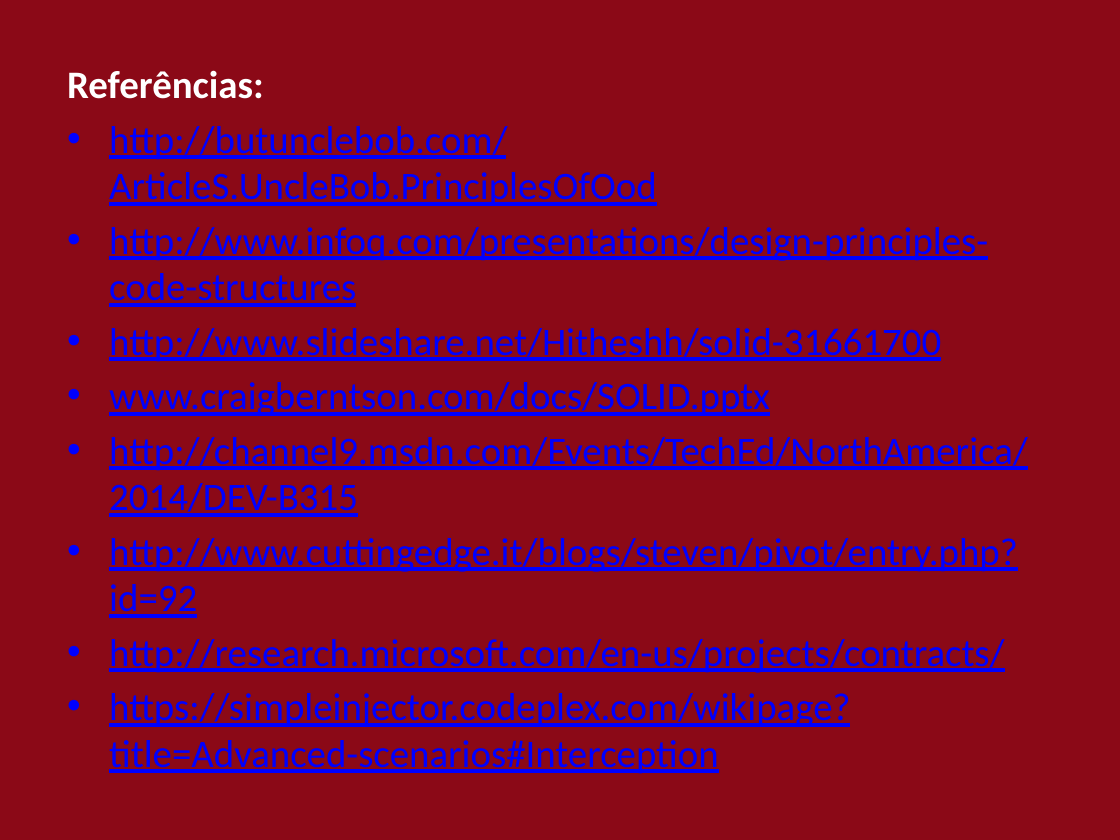
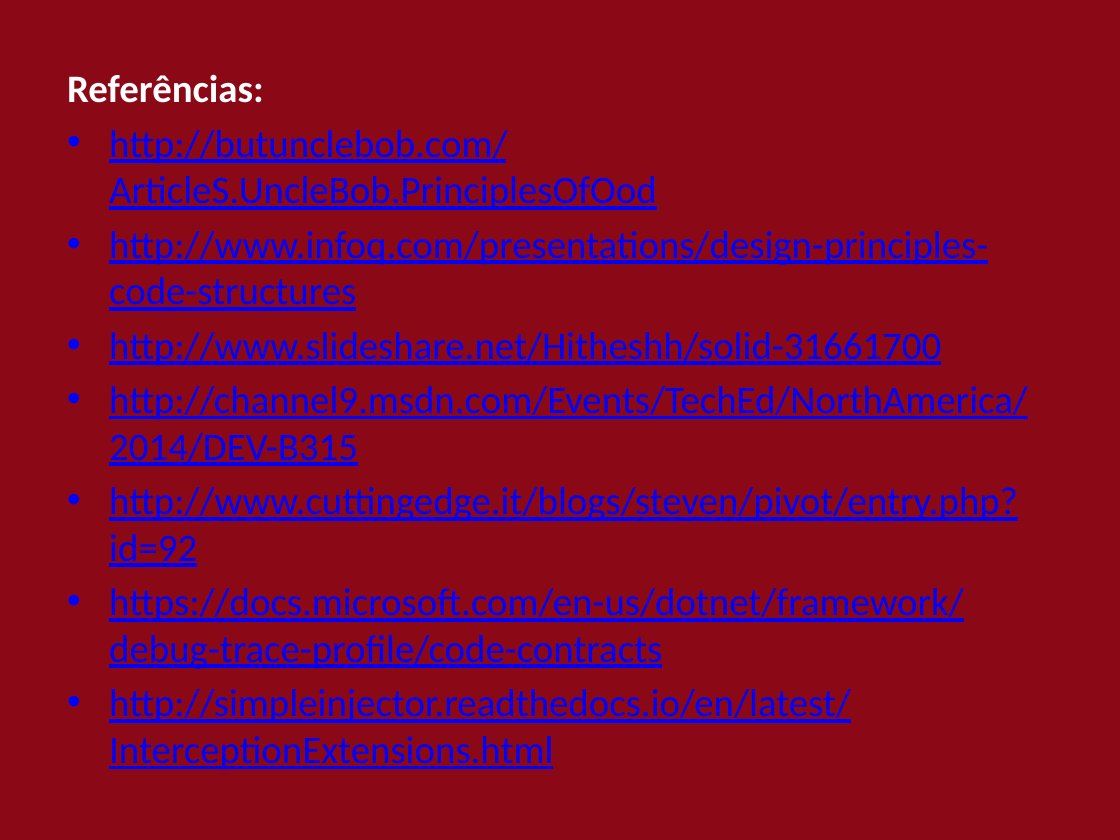
Before and after one commit to andreminelli/TreinamentoSOLID, a slide deck: slide 77 of Docs/Princípios SOLID - 2017.pptx. Drawn at 1120x840 pixels with LibreOffice and Linux fonts; fonts in the diff are those of the drawing. Boxes give left, top, right and bottom in pixels: in the first picture for what was removed or moved away, otherwise in the second. Text is boxed around its words. In the diff, an @@ line names an element or a change of style, - is before the commit and + after.

Commit message:
New presentation version}

```diff
--- a/Docs/Princípios SOLID - 2017.pptx
+++ b/Docs/Princípios SOLID - 2017.pptx
@@ text at (109, 382, 770, 416): paragraph removed @@
-• www.craigberntson.com/docs/SOLID.pptx
@@ text at (109, 588, 964, 770): text changed @@
-• http://research.microsoft.com/en-us/projects/contracts/
-• https://simpleinjector.codeplex.com/wikipage?title=Advanced-scenarios#Interception
+• https://docs.microsoft.com/en-us/dotnet/framework/debug-trace-profile/code-contracts
+• http://simpleinjector.readthedocs.io/en/latest/InterceptionExtensions.html
```
